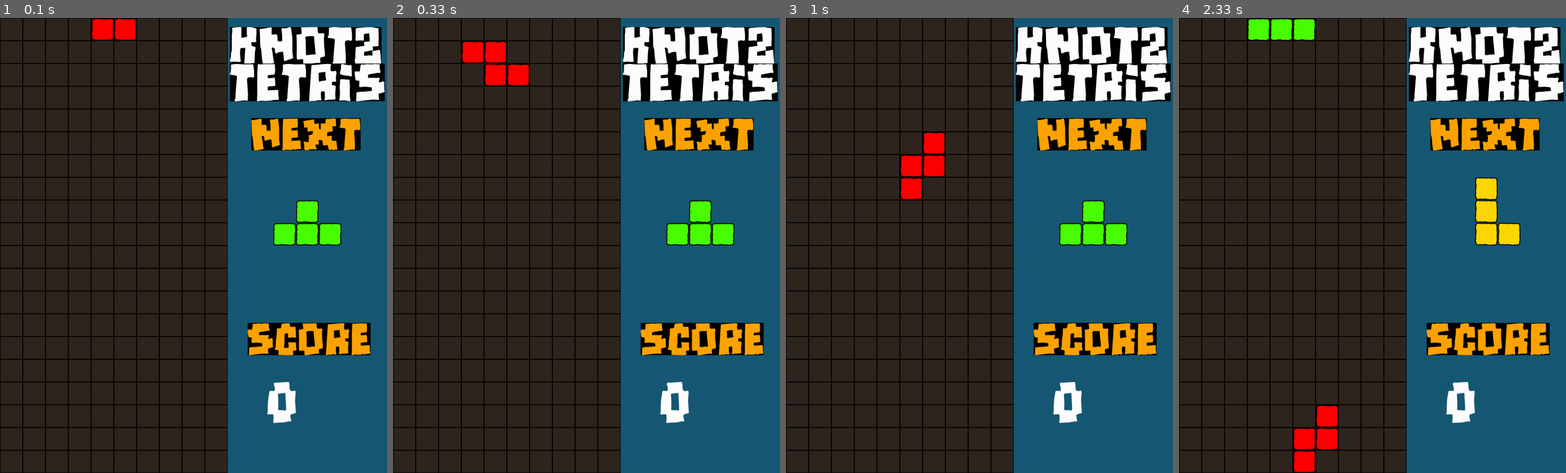
Above: before the commit, frames 1-4 (left to right).
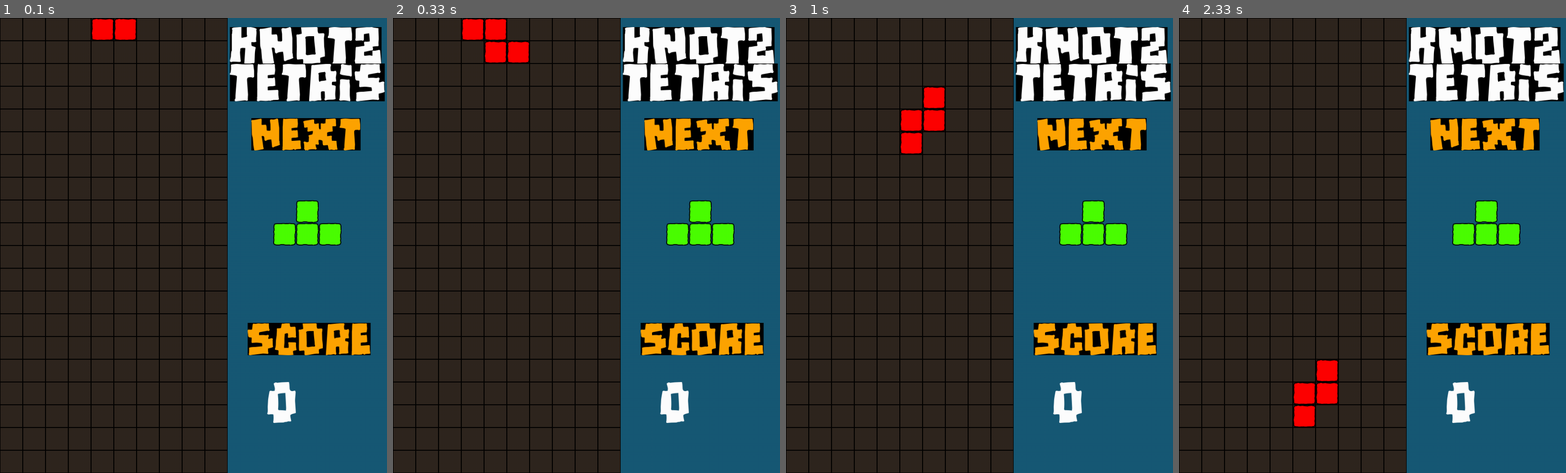
Above: after the commit, the same moments.

Repository: KnotEnvy/PyGame_Knotz_Tetris
Game: pygame game, started from main.py
Same seed, same stepped clock (60 frames per second), same inputs: the game is played once before the commit and once after it.
Inputs:
- Up to frame 1 (0.1 s): no input
- Up to frame 2 (0.33 s): no input
- Up to frame 3 (1 s): hold Right 0.33-0.8 s; hold Up from 0.83 s (still down)
- Up to frame 4 (2.33 s): release Up at 1.13 s; hold Right 1.17-1.63 s; hold Left 1.67-2.2 s; hold Down from 2.23 s (still down)

Frame 1 is identical in both runs. In frame 2, 1.6% of the frame differs, in the area x 17-36%, y 0-15%; in frame 3, 2.1%; in frame 4, 4.3%, in the area x 17-89%, y 0-100%.

Commit message:
Updated version; Sounds next add

Diff:
--- a/settings.py
+++ b/settings.py
@@ -9,7 +9,7 @@
 SPRITE_DIR_PATH = 'assets/sprites'
 FONT_PATH = 'assets/font/FREAKSOFNATUREMASSIVE.ttf'
 
-ANIM_TIME_INTERVAL = 150 #miliseconds
+ANIM_TIME_INTERVAL = 200 #miliseconds
 FAST_ANIM_TIME_INTERVAL = 15
 
 TILE_SIZE = 50
Not shown, added: sounds/2. Power Synth.wav
Not shown, added: sounds/5. NeverStill.wav
Not shown, added: sounds/8. Electric Moments.wav
Not shown, added: sounds/9. Energon.wav
